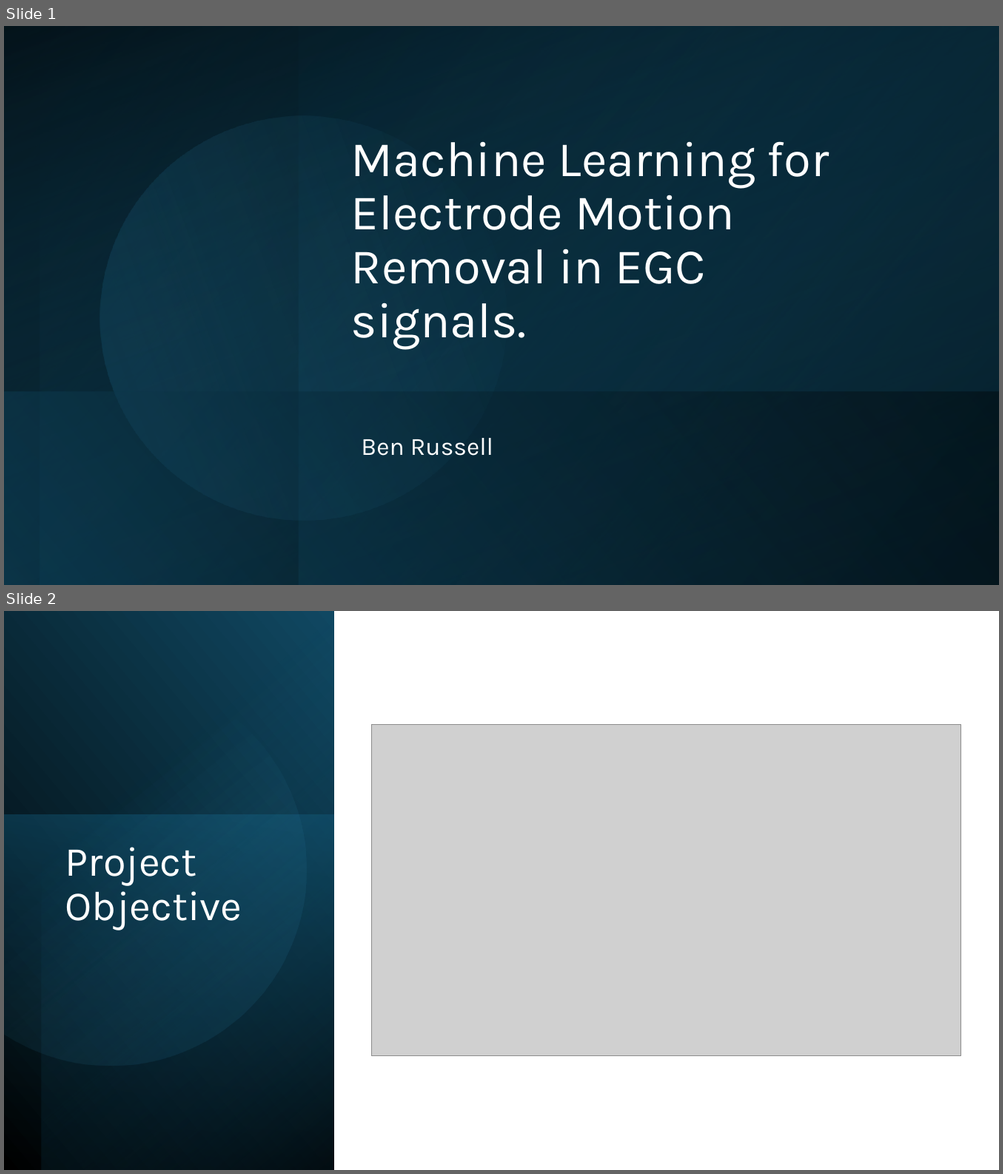
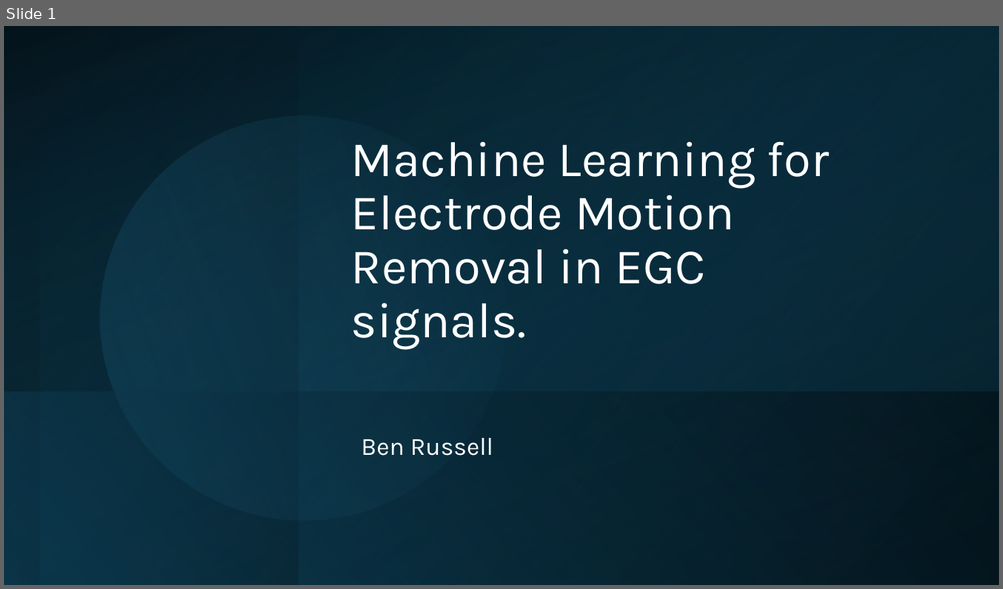
Before and after one commit to ben120-web/MSc-Project, a slide deck: Electrode Motion Denoising/reports/Exective Presentation.pptx. Shown one above the other, each under a label of ours: slides 1 and 2 before the commit, slide 1 after it. The pictures are 1003x1174 and 1003x589 pixels, drawn with LibreOffice and Linux fonts; fonts in the diff are those of the drawing; grey boxes stand for pictures. Boxes give left, top, right and bottom in pixels: in the first picture for what was removed or moved away, otherwise in the second. Text is boxed around its words. In the diff, an @@ line names an element or a change of style, - is before the commit and + after.

```diff
--- a/Electrode Motion Denoising/reports/Exective Presentation.pptx
+++ b/Electrode Motion Denoising/reports/Exective Presentation.pptx
@@ slide 2 removed at bbox=[4, 611, 999, 1170], background #FFFFFF @@
@@ rectangle removed at bbox=[4, 611, 334, 1170] @@
@@ rectangle removed at bbox=[41, 611, 334, 1170] @@
@@ freeform shape removed at bbox=[4, 649, 342, 1101] @@
@@ picture removed at bbox=[371, 725, 961, 1056] @@
@@ rectangle removed at bbox=[4, 815, 334, 1170] @@
@@ title removed at bbox=[65, 847, 242, 931] @@
-Project Objective
```
Also in this commit, not shown: 2 slides changed, 1 slide added, 1 other file.
